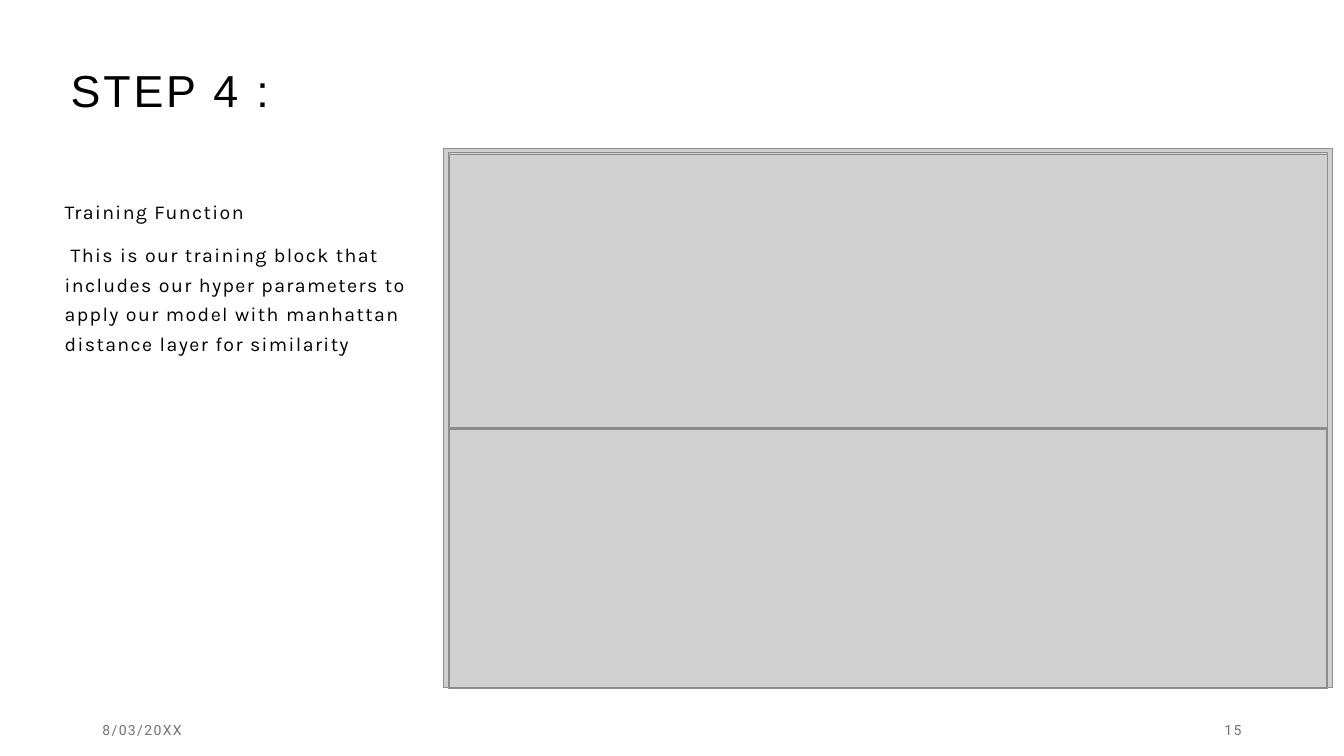
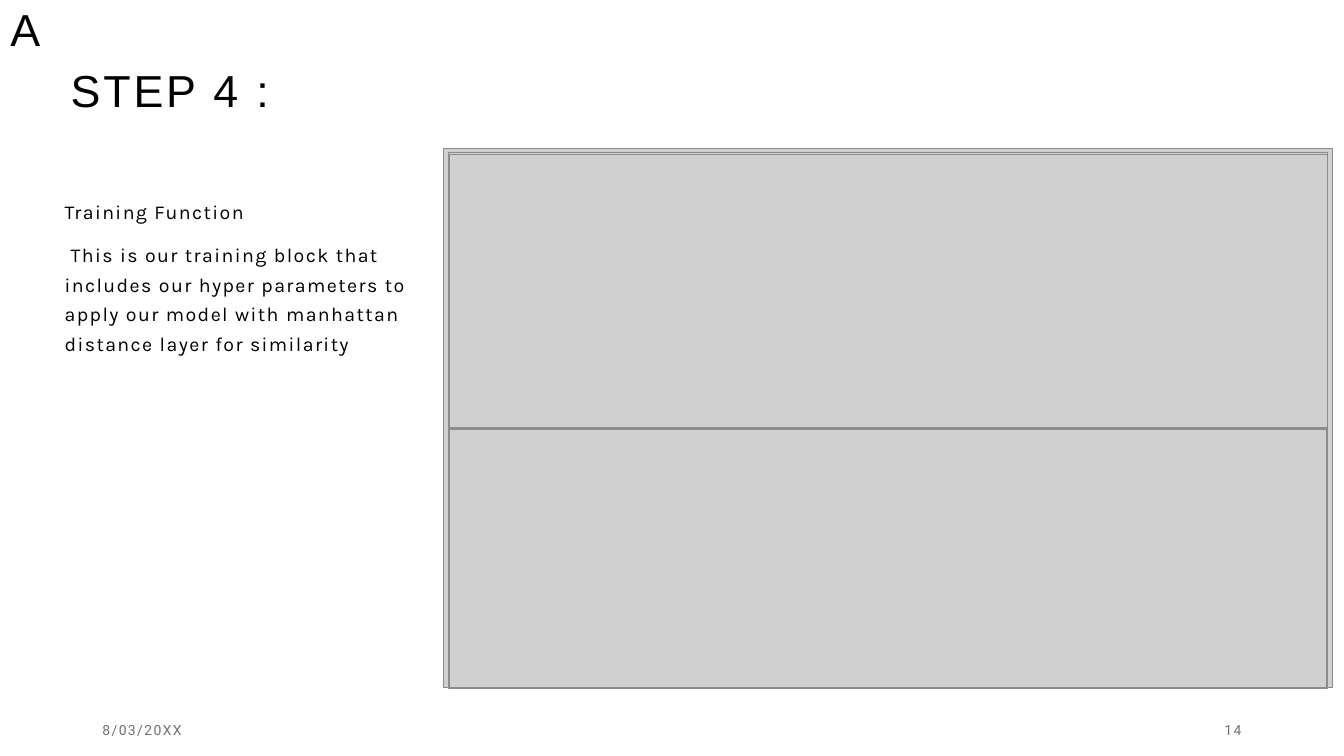
Before and after one commit to zeinabmohamed/MedicalChatbot, a slide deck: slide 14 of Docs/Chatbot with specific topic presentation.pptx (slide 15 before the commit). Drawn at 1344x756 pixels with LibreOffice and Linux fonts; fonts in the diff are those of the drawing; grey boxes stand for pictures. Boxes give left, top, right and bottom in pixels: in the first picture for what was removed or moved away, otherwise in the second. Text is boxed around its words. In the diff, an @@ line names an element or a change of style, - is before the commit and + after.

```diff
--- a/Docs/Chatbot with specific topic presentation.pptx
+++ b/Docs/Chatbot with specific topic presentation.pptx
@@ text added at (10, 15, 40, 46), 32 pt, text #000000 @@
+A
@@ page number at (1224, 725, 1241, 735): text changed @@
-15
+14
```
Also in this commit, not shown: 19 other slides changed, 1 slide removed.
